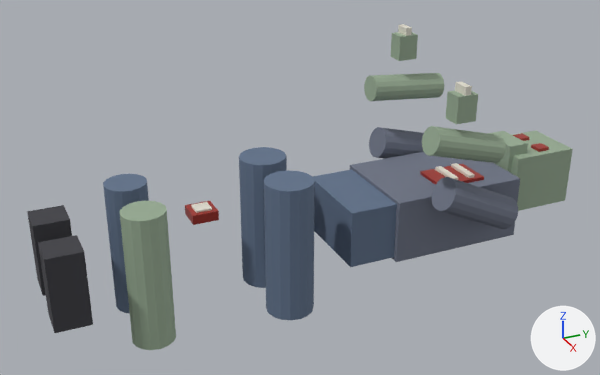
The OBJ model models/zombies/zombie_normal.obj as it was, and as the next commit left it.
Rendered twice from a 50 mm lens placed at (2.07, -0.153, 1.167), pointed at (-0.02, 0.787, 0.122). The axes (+X, +Y, +Z) are drawn at lower right. The lights are the same throughout. The first picture is the older version. Where no turn or scale is listed for an object, it has been applied to the vertices.

The first picture shows 'Zombie_Normal'.
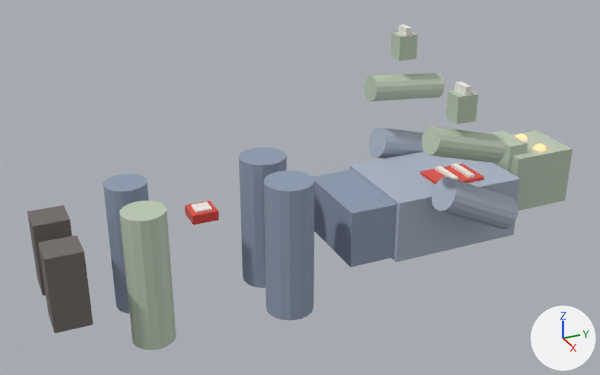
Changed parts and their boxes (x1, y1, x2, y2) in the pictures (600 x 375 px):
'Zombie_Normal', recoloured, reshaped (lighter)
    both: (27, 24, 573, 350)
part 1 of me_zombie_normal, reshaped
    before: (513, 134, 549, 152)
    after: (515, 134, 546, 151)

What changed in the scene script:
```text
Change mat_mat_zombieskin:
    mat_mat_zombieskin.base_color: (0.32, 0.42, 0.3) -> (0.52, 0.62, 0.48)  # grey #99ad95 -> pale green #bfceb8
Change mat_mat_zombieblood:
    mat_mat_zombieblood.base_color: (0.38, 0.03, 0.02) -> (0.85, 0.08, 0.06)  # red #a63027 -> red #ed5045
Change mat_mat_zombieshirt:
    mat_mat_zombieshirt.base_color: (0.16, 0.18, 0.24) -> (0.42, 0.48, 0.58)  # greyish blue #6f7686 -> light grey #adb8c8
Change mat_mat_zombiepants:
    mat_mat_zombiepants.base_color: (0.12, 0.17, 0.26) -> (0.28, 0.34, 0.45)  # blue #61738b -> greyish blue #909eb3
Change mat_mat_zombieboot:
    mat_mat_zombieboot.base_color: (0.05, 0.05, 0.06) -> (0.18, 0.16, 0.15)  # dark grey #3f3f45 -> grey #766f6c
Add mat_mat_zombieeyes:
    mat_mat_zombieeyes = principled_material('Mat_ZombieEyes')
    mat_mat_zombieeyes.base_color = (0.95, 0.2, 0.1)  # orange #f97c59
    mat_mat_zombieeyes.roughness = 0.2
    mat_mat_zombieeyes.emission_color = (1.0, 0.211, 0.105)  # orange #ff7f5b
    mat_mat_zombieeyes.emission_strength = 3.325
Change me_zombie_normal:
    used by ob_zombie_normal; location = (0.0, 0.0, 0.0)
    remove me_zombie_normal.from_pydata(...)  # 400 vertices, 252 faces; spans x -0.27..0.27, y 0.01..1.73, z -0.21..0.52
    add me_zombie_normal.from_pydata(...)  # 740 vertices, 624 faces; spans x -0.27..0.27, y 0.01..1.73, z -0.21..0.52
    me_zombie_normal part 1: 8 vertices moved within x -0.07..0.07, y 1.61..1.65, z 0.14; 8 vertices removed from x -0.07..0.07, y 1.61..1.65, z 0.11; 348 vertices added at x -0.07..0.07, y 1.61..1.65, z 0.11..0.15
    add me_zombie_normal.materials.append(mat_mat_zombieeyes)  # orange #f97c59, glowing orange #ff7f5b
```
